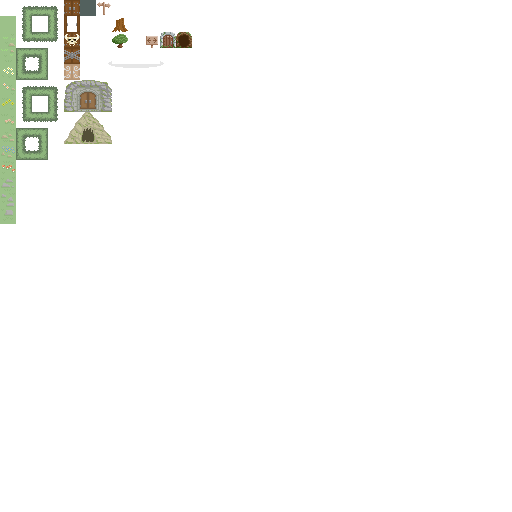
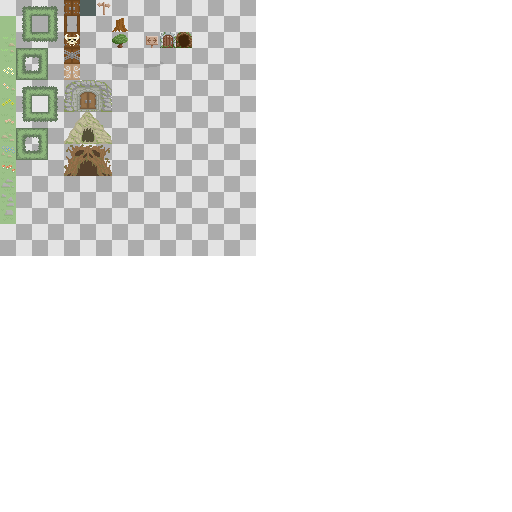
The second w=512, h=512 image is a revision of the first. Changes to its layers:
painted on "tiles" over [64, 82, 112, 176]
showed "bg" over [0, 0, 256, 256]
